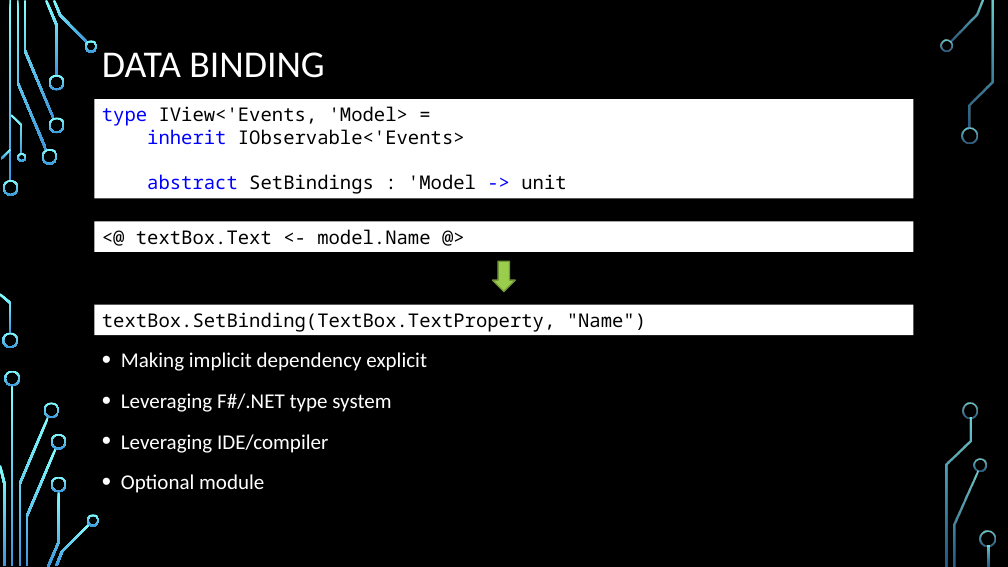
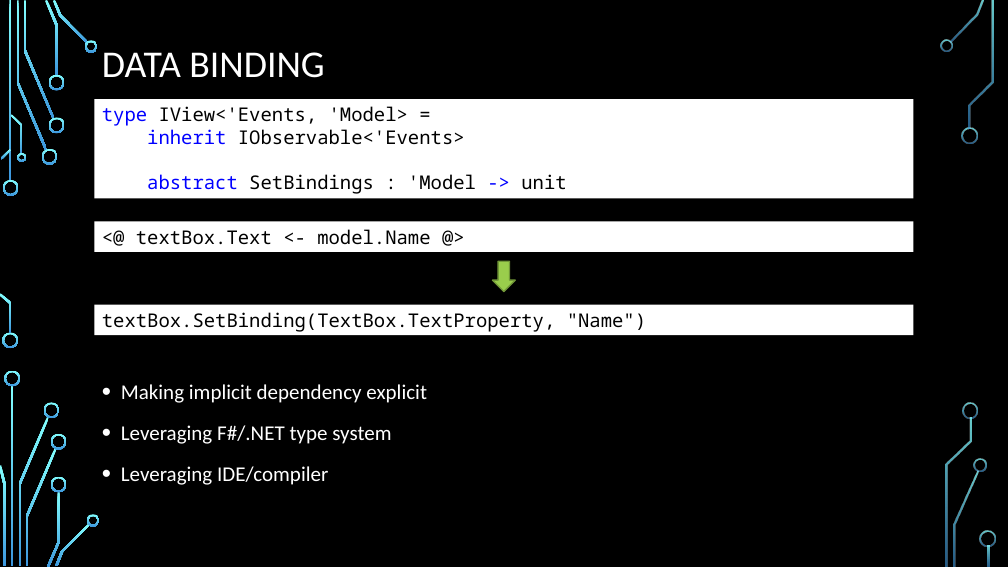
Before and after one commit to dmitry-a-morozov/fsharp-wpf-mvc-series, a slide deck: slide 10 of NYC Meetup.2013-04-23.pptx (slide 11 before the commit). Drawn at 1008x567 pixels with LibreOffice and Linux fonts; fonts in the diff are those of the drawing; background and template pictures are left out. Boxes give left, top, right and bottom in pixels: in the first picture for what was removed or moved away, otherwise in the second. Text is boxed around its words. In the diff, an @@ line names an element or a change of style, - is before the commit and + after.

```diff
--- a/NYC Meetup.2013-04-23.pptx
+++ b/NYC Meetup.2013-04-23.pptx
@@ text "Making implicit dependency explicit": place and size @@
-text "Making implicit dependency explicit" at [121, 352, 427, 493]
+text "Making implicit dependency explicit" at [121, 384, 427, 485]
@@ text at [121, 474, 264, 493]: paragraph removed @@
-• Optional module
```
Also in this commit, not shown: 5 other slides changed, 1 slide removed, 13 other files.
